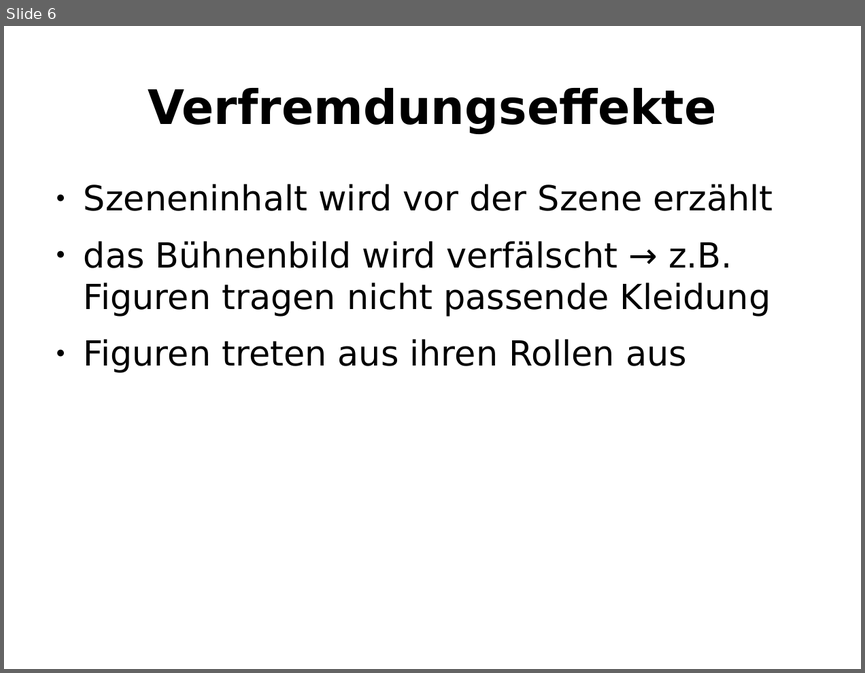
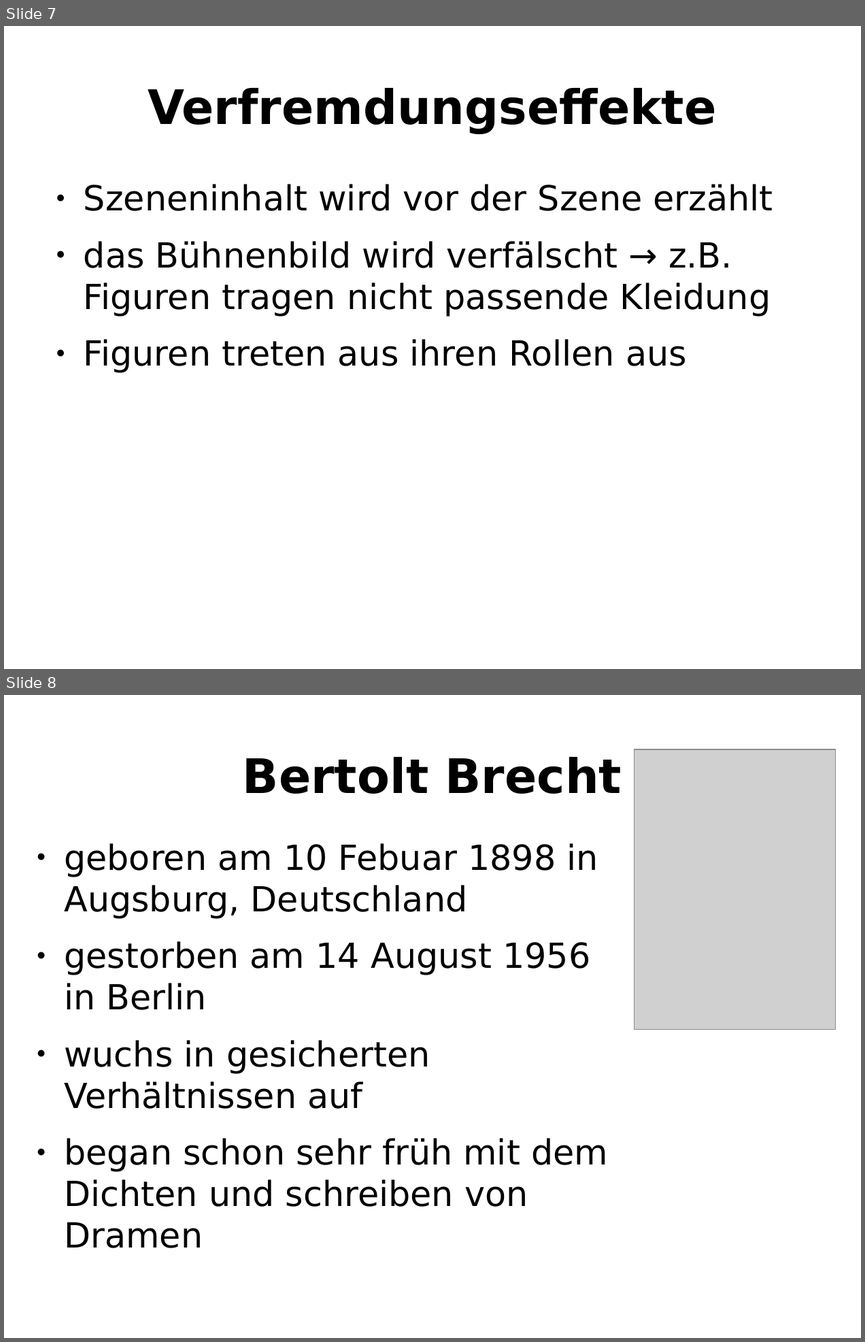
Before and after one commit to onixion/school, a slide deck: Deutsch/Referat_EpischesTheater/powerpoint/main.odp. Shown one above the other, each under a label of ours: slide 6 before the commit, slides 7 and 8 after it. The pictures are 865x673 and 865x1342 pixels, drawn with LibreOffice and Linux fonts; fonts in the diff are those of the drawing; grey boxes stand for pictures. Boxes give left, top, right and bottom in pixels: in the first picture for what was removed or moved away, otherwise in the second. Text is boxed around its words. In the diff, an @@ line names an element or a change of style, - is before the commit and + after.

Commit message:
deutsch finished

```diff
--- a/Deutsch/Referat_EpischesTheater/powerpoint/main.odp
+++ b/Deutsch/Referat_EpischesTheater/powerpoint/main.odp
@@ slide 8 added at (x1=4, y1=695, x2=861, y2=1338), background #FFFFFF @@
@@ picture added at (x1=634, y1=749, x2=836, y2=1030) @@
@@ title added at (x1=243, y1=757, x2=621, y2=794), 44 pt, text #000000, bold @@
+Bertolt Brecht
@@ text added at (x1=64, y1=843, x2=608, y2=1206), 32 pt, text #000000 @@
+● geboren am 10 Febuar 1898 in Augsburg, Deutschland
+● gestorben am 14 August 1956 in Berlin
+● wuchs in gesicherten Verhältnissen auf
+● began schon sehr früh mit dem Dichten und schreiben von Dramen
@@ what was slide 6 is now slide 7 @@
```
Also in this commit, not shown: 2 slides changed, 2 other slides added, 2 slides removed, 2 other files.
